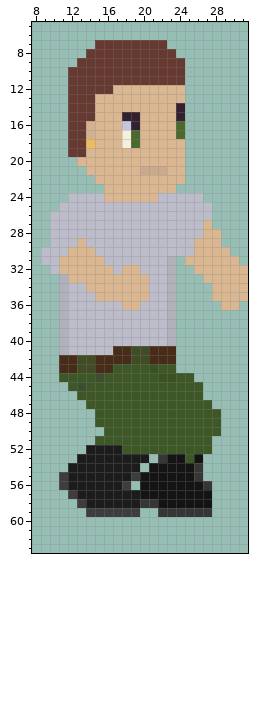
Pixel-art sprite: Sprites/characters/body/run/run_SE/se_4.png. That is the earlier state.
The file is 32x64 pixels. Colours within 5 levels of each other are drawn and written as one. Shown: x 8..31, y 5..63. The old version is drawn lined up with the new one.
The result:
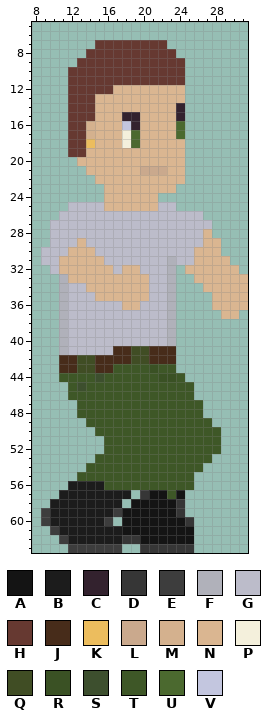
Palette (. is transparent): A #141414  B #1c1c1c  C #33222e  D #363636  E #3d3d3d  F #b0b1ba  G #bcbcca  H #663931  J #472c1a  K #ecbd5e  L #caa98d  M #d4b18e  N #dab691  P #f4f0dc  Q #404d24  R #3a5124  S #3d4f2e  T #3e5727  U #4b692f  V #c3c6df
Changes in this commit:
{"change": "whole drawing moved by +0,-4 (the old picture is shown already moved)"}
{"y":24,"x":12,"old":"GGGG","new":"...."}
{"y":24,"x":22,"old":"GGGGG","new":"....."}
{"y":25,"x":11,"old":"G","new":"."}
{"y":25,"x":16,"old":"GGGGGG","new":"NNNNNN"}
{"y":25,"x":24,"old":"GGGG","new":"...."}
{"y":26,"x":10,"old":"G","new":"."}
{"y":26,"x":27,"old":"G","new":"."}
{"y":27,"x":27,"old":"N","new":"G"}
{"y":28,"x":28,"old":"N","new":"."}
{"y":29,"x":26,"old":"N","new":"G"}
{"y":30,"x":29,"old":"N","new":"."}
{"y":31,"x":24,"old":".N","new":"GG"}
{"y":31,"x":30,"old":"N","new":"."}
{"y":32,"x":25,"old":".","new":"N"}
{"y":32,"x":31,"old":"N","new":"."}
{"y":33,"x":26,"old":".","new":"N"}
{"y":34,"x":27,"old":".","new":"N"}
{"y":36,"x":28,"old":".","new":"N"}
{"y":36,"x":31,"old":".","new":"N"}
{"y":37,"x":29,"old":"..","new":"NN"}
{"y":44,"x":25,"old":"T","new":"."}
{"y":45,"x":26,"old":"T","new":"."}
{"y":46,"x":12,"old":".","new":"T"}
{"y":46,"x":26,"old":"T","new":"."}
{"y":47,"x":13,"old":".","new":"T"}
{"y":47,"x":27,"old":"T","new":"."}
{"y":48,"x":13,"old":"..","new":"TT"}
{"y":48,"x":27,"old":"TT","new":".."}
{"y":49,"x":14,"old":".","new":"T"}
{"y":49,"x":28,"old":"T","new":"."}
{"y":50,"x":15,"old":".","new":"T"}
{"y":51,"x":15,"old":"T","new":"."}
{"y":51,"x":28,"old":".","new":"T"}
{"y":52,"x":14,"old":"BBBB","new":"..TT"}
{"y":52,"x":28,"old":".","new":"T"}
{"y":53,"x":13,"old":"BBBBBBBB.DAA","new":"..TTTTTTTTTT"}
{"y":53,"x":26,"old":"A.","new":"TT"}
{"y":54,"x":12,"old":"BBBBBBBB.AAAAAD","new":"..TTTTTTTTTTTTT"}
{"y":55,"x":11,"old":"EBBBBBBBEAAAAAAD","new":"..TTTTTTTTTTTTT."}
{"y":56,"x":11,"old":"E","new":"."}
{"y":56,"x":16,"old":"BBE.AAAAAAAD","new":"TTTTTTTTTT.."}
{"y":57,"x":11,"old":".E","new":"BB"}
{"y":57,"x":19,"old":"BA","new":".D"}
{"y":57,"x":23,"old":"A","new":"T"}
{"y":57,"x":25,"old":"AAA","new":"..."}
{"y":58,"x":10,"old":"...E","new":"BBBB"}
{"y":58,"x":18,"old":"BBDD","new":".AAA"}
{"y":58,"x":24,"old":"AAAA","new":"D..."}
{"y":59,"x":9,"old":".....EEE","new":"EBBBBBBB"}
{"y":59,"x":18,"old":"EE..DD","new":"AAAAAA"}
{"y":59,"x":25,"old":"DDD","new":"..."}
{"y":60,"x":9,"old":"........","new":"EBBBBBBE"}
{"y":60,"x":18,"old":"........","new":"AAAAAAAD"}
{"y":61,"x":10,"old":"................","new":"EBBBBBBBAAAAAAAA"}
{"y":62,"x":11,"old":"...............","new":"EBBBBBBDDAAAAAA"}
{"y":63,"x":12,"old":"......","new":"EEEEEE"}
{"y":63,"x":20,"old":"......","new":"DDDDDD"}
{"label":"changed","picture_box":[50,193,248,319]}
{"label":"changed","picture_box":[41,373,221,553]}
